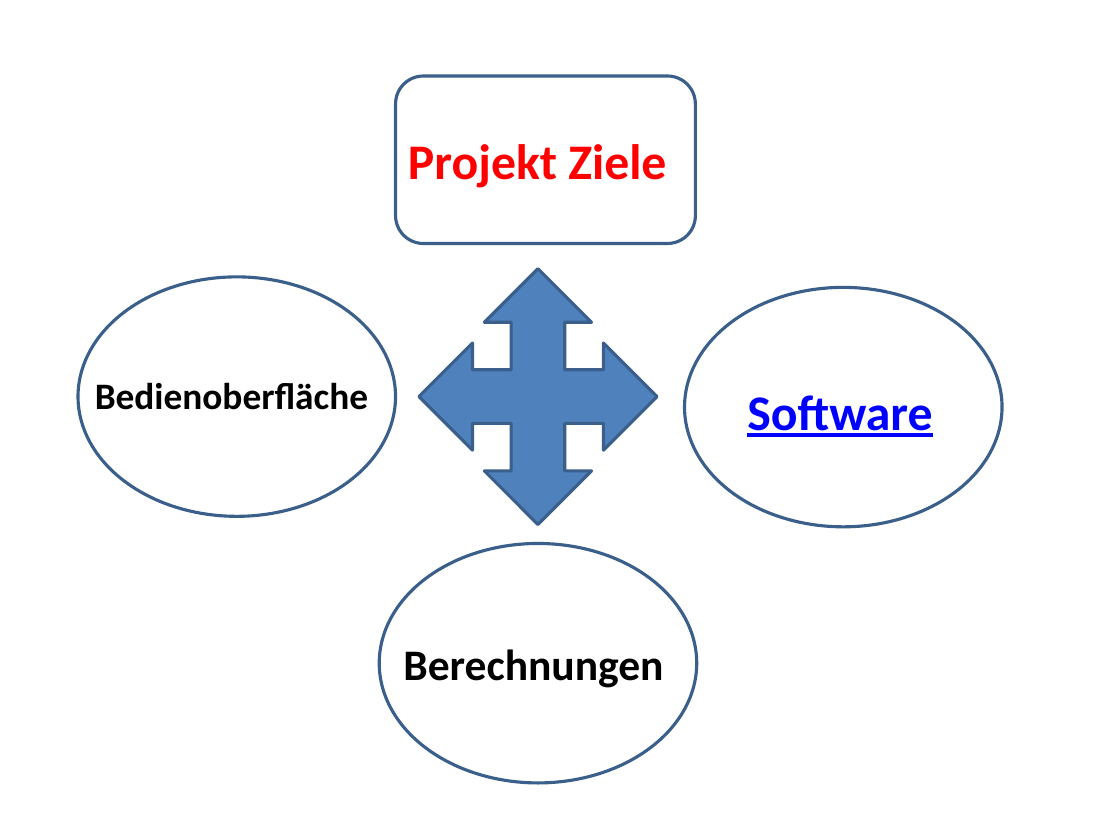
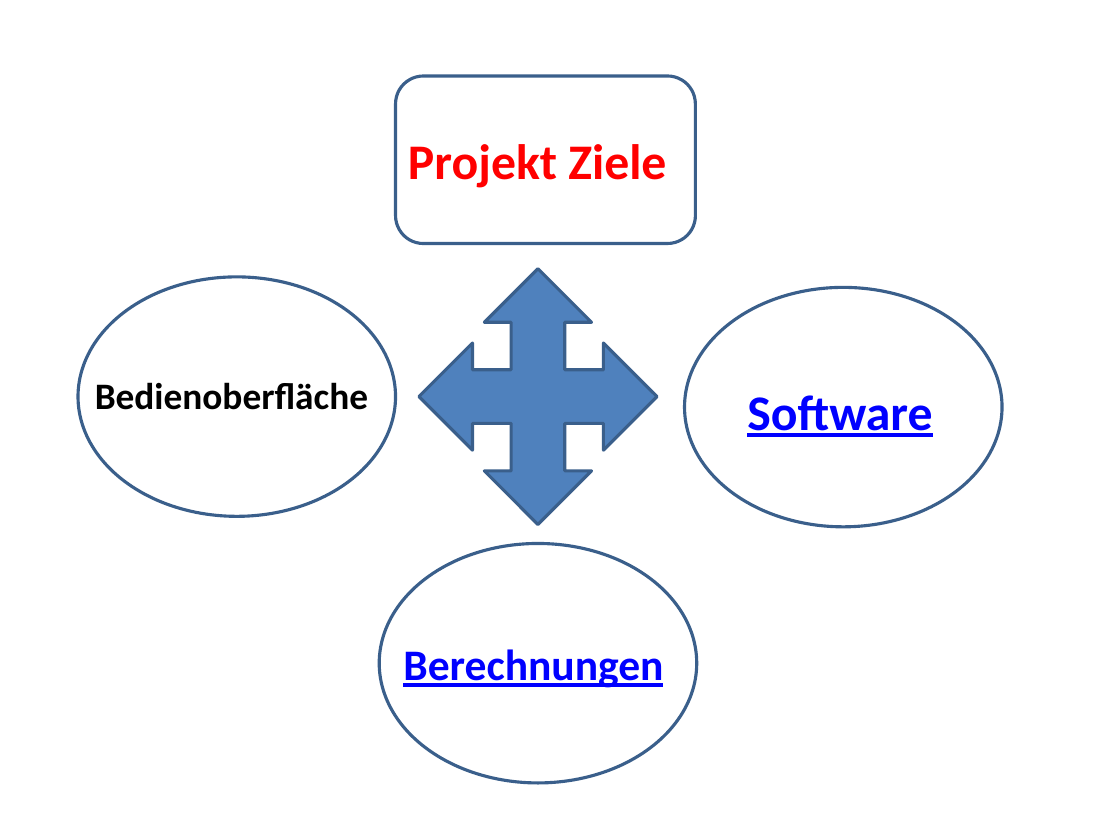
Before and after one commit to marinataborda/P2Organisation, a slide deck: slide 6 of ZwischenPresäntation.pptx (slide 5 before the commit). Drawn at 1120x840 pixels with LibreOffice and Linux fonts; fonts in the diff are those of the drawing. Boxes give left, top, right and bottom in pixels: in the first picture for what was removed or moved away, otherwise in the second. Text is boxed around its words. In the diff, an @@ line names an element or a change of style, - is before the commit and + after.

```diff
--- a/ZwischenPresäntation.pptx
+++ b/ZwischenPresäntation.pptx
@@ text "Berechnungen" at bbox=[403, 649, 663, 688]: text colour #000000 to #0000FF, underline on @@
```
Also in this commit, not shown: 3 other slides changed, 2 slides added, 1 slide removed.
